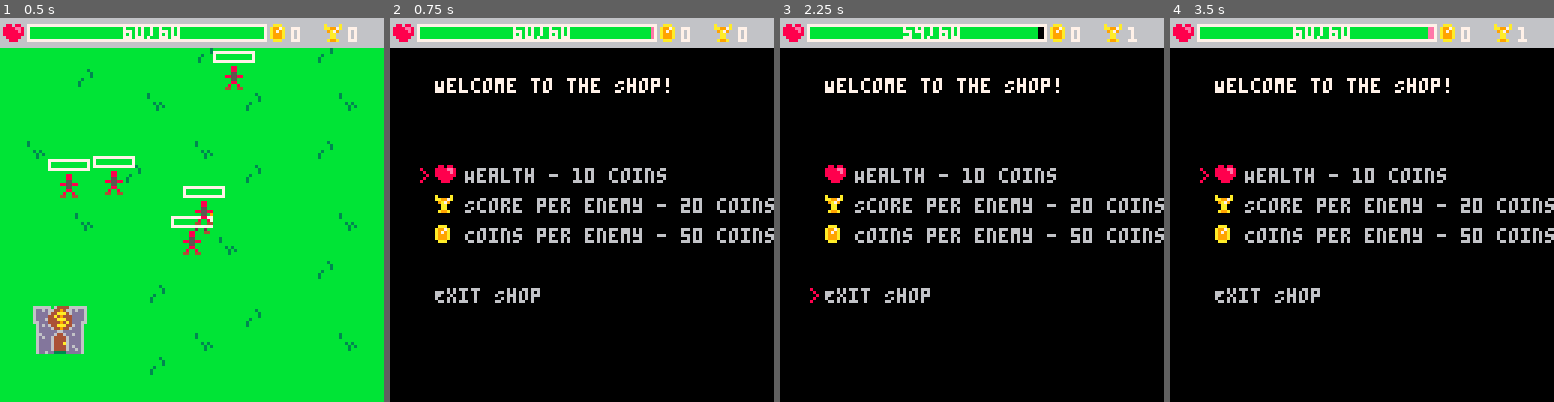
Above: before the commit, frames 1-4 (left to right).
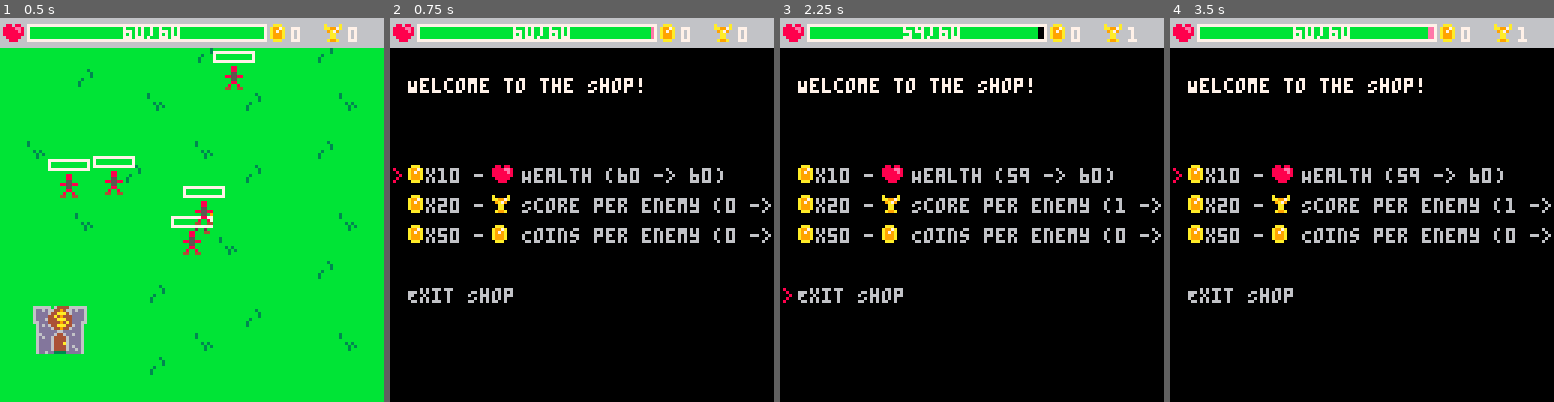
Above: after the commit, the same moments.

Repository: PancakedRivet/last-minute-hero
Game: PICO-8 cartridge last-minute-hero.p8
Two runs of this game, one before a commit and one after it. Both use one fixed random seed, a clock stepped at 60 frames per second and the inputs below.
Inputs:
- Up to frame 1 (0.5 s): tap X (X key) at 0.33 s
- Up to frame 2 (0.75 s): tap O (Z key) at 0.7 s
- Up to frame 3 (2.25 s): tap X (X key) at 1.07, 1.85 s; hold Right 1.6-2.1 s; tap O (Z key) at 1.7, 2.1 s; hold Up from 2.15 s (still down)
- Up to frame 4 (3.5 s): release Up at 2.42 s; hold Right 2.47-3.03 s; tap O (Z key) at 2.5, 2.9, 3.3 s; tap X (X key) at 2.97 s; hold Left from 3.08 s (still down)

Frame 1 is identical in both runs. In frame 2, 8.3% of the frame differs, in the area x 0-100%, y 15-75%; in frame 3, 8.2%; in frame 4, 8.2%.

Commit message:
Basic shop view fixed up

Diff:
--- a/main.lua
+++ b/main.lua
@@ -13,9 +13,9 @@
         money_item_name = "Coins per enemy"
     }
     shop_items = {
-        {name=shop_item_names.health_item_name, cost=10, sprite=game_sprites.health, health_restore=5},
-        {name=shop_item_names.score_item_name, cost=20, sprite=game_sprites.score, score_increase=100},
-        {name=shop_item_names.money_item_name, cost=50, sprite=game_sprites.coin, coins_increase=5}
+        {name=shop_item_names.health_item_name, cost=10, sprite=game_sprites.health, health_restore=5, func=get_shop_item_values_health},
+        {name=shop_item_names.score_item_name, cost=20, sprite=game_sprites.score, score_increase=100, func=function() return player.score, player.score + 100 end},
+        {name=shop_item_names.money_item_name, cost=50, sprite=game_sprites.coin, coins_increase=5, func=function() return player.coins, player.coins + 5 end}
     }
     shop_selected_index = 1
 end
--- a/scripts/states/shop.lua
+++ b/scripts/states/shop.lua
@@ -1,5 +1,13 @@
 local function get_shop_exit_index()
     return #shop_items + 1
+end
+
+-- TODO shouldn't be indexing using hardcoded 1
+-- Function to retrieve the current and proposed values for the health item
+function get_shop_item_values_health()
+    local current_health = player.health
+    local proposed_health = min(player.health + shop_items[1].health_restore, player.max_health)
+    return current_health, proposed_health
 end
 
 function update_shop()
@@ -45,11 +53,12 @@
 
 function draw_shop()
     local index = 1
-    local _display_x_start = 15
+    local _display_x_start = 6
     local _display_y_start = 20
     local _sprite_y_offset = -1
-    local _sprite_x_offset = 10
-    local _cursor_x = 10
+    local _sprite_x_offset = 6
+    local _shop_cost_x_offset = 28
+    local _cursor_x = 1
     local line_height = 10
     local exit_index = get_shop_exit_index()
 
@@ -58,10 +67,12 @@
     -- Add some space before listing items
     _display_y_start += line_height * 2
     for item in all(shop_items) do
-        print(item.name .. " - " .. item.cost .. " coins", _display_x_start + _sprite_x_offset, _display_y_start + (line_height * index), colours.light_grey)
-        --TODO Use a coin sprite instead of text
-        -- print("=" .. item.cost .. " coins", _display_x_start, _display_y_start + (line_height * index), colours.light_grey)
-        spr(item.sprite, _display_x_start, _display_y_start + (line_height * index) + _sprite_y_offset)
+        local _current_value, _proposed_value = item.func()
+        spr(game_sprites.coin, _display_x_start, _display_y_start + (line_height * index) + _sprite_y_offset)
+        -- TODO Break this into seperate print statements
+        -- The cost of the item and it's name with space for the sprite in between
+        print("x" .. item.cost .. " -   " .. item.name .. " (" .. _current_value .. " -> " .. _proposed_value .. ")", _display_x_start + _sprite_x_offset, _display_y_start + (line_height * index), colours.light_grey)
+        spr(item.sprite, _display_x_start + _shop_cost_x_offset, _display_y_start + (line_height * index) + _sprite_y_offset)
         if index == shop_selected_index then
             print(">", _cursor_x, _display_y_start + (line_height * index), colours.red)
         end
